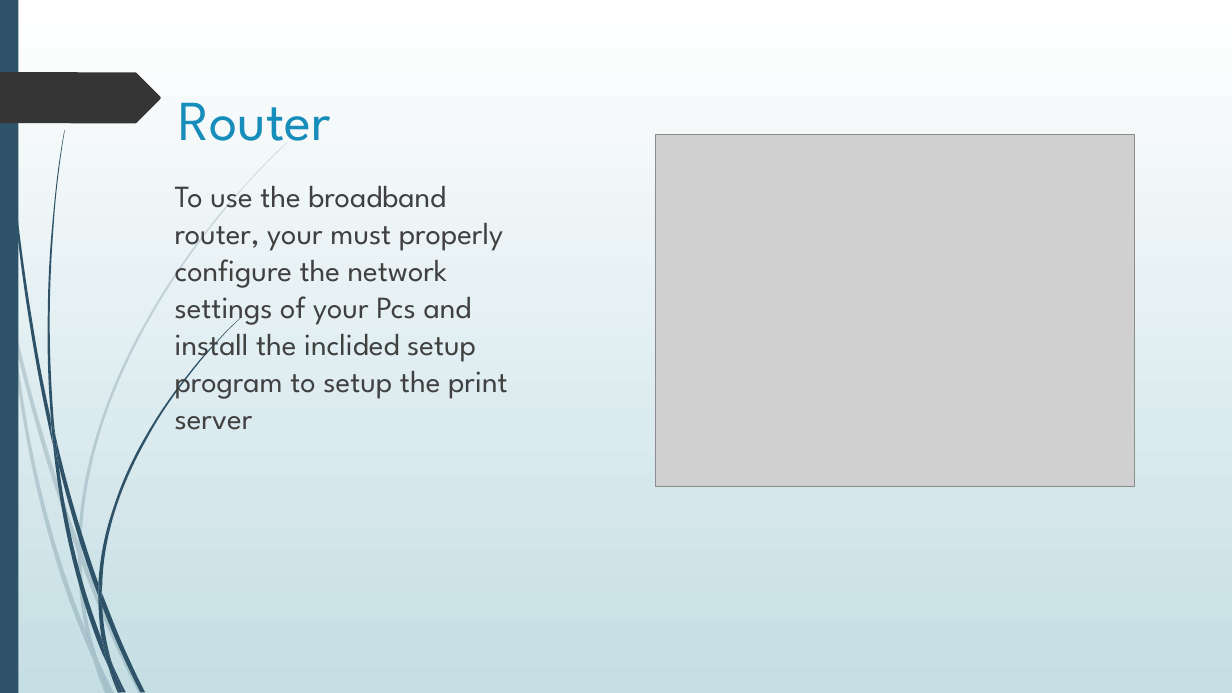
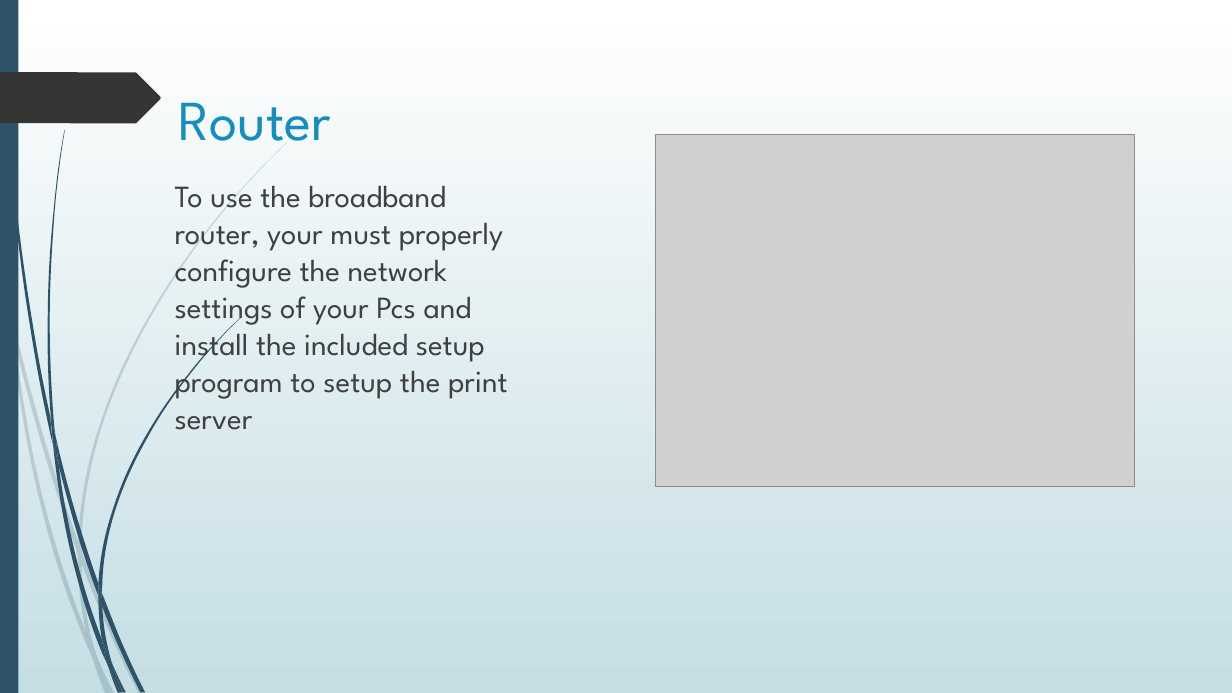
Before and after one commit to mxcat1/Archivos-Semestre5, a slide deck: slide 2 of COMUNICACION EMPRESARIAL/Broadband router user guide.pptx. Drawn at 1232x693 pixels with LibreOffice and Linux fonts; fonts in the diff are those of the drawing; grey boxes stand for pictures. Boxes give left, top, right and bottom in pixels: in the first picture for what was removed or moved away, otherwise in the second. Text is boxed around its words. In the diff, an @@ line names an element or a change of style, - is before the commit and + after.

```diff
--- a/COMUNICACION EMPRESARIAL/Broadband router user guide.pptx
+++ b/COMUNICACION EMPRESARIAL/Broadband router user guide.pptx
@@ text at bbox=[175, 186, 508, 430]: text changed @@
-To use the broadband router, your must properly configure the network settings of your Pcs and install the inclided setup program to setup the print server
+To use the broadband router, your must properly configure the network settings of your Pcs and install the included setup program to setup the print server
```
Also in this commit, not shown: 3 other slides changed.
